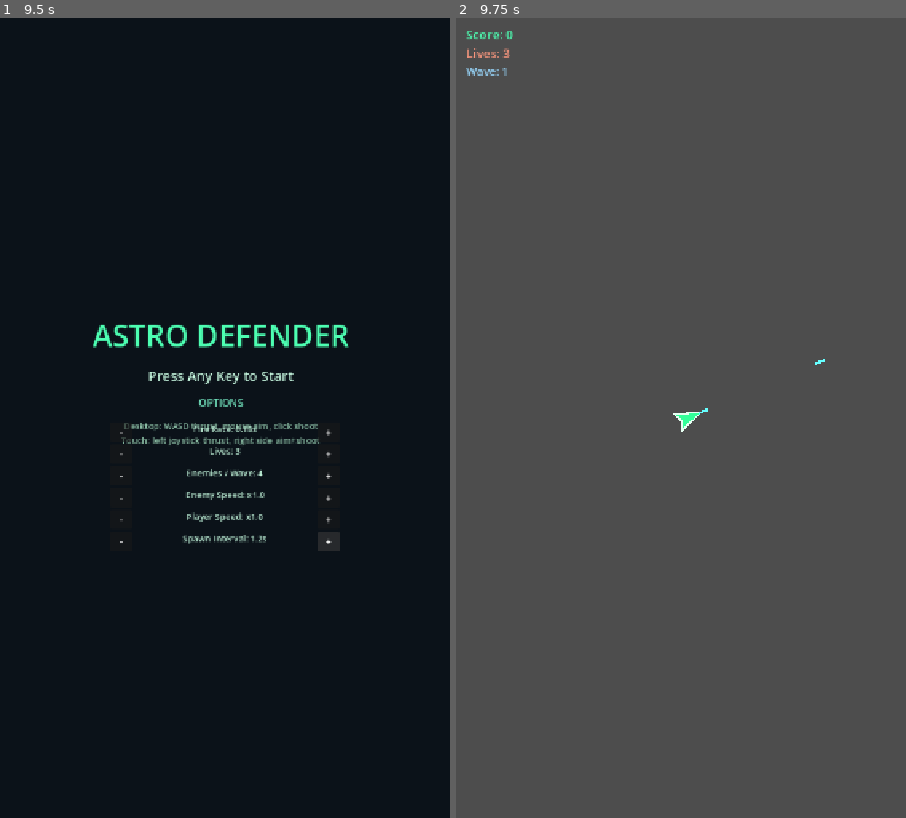
Above: before the commit, frames 1-2 (left to right).
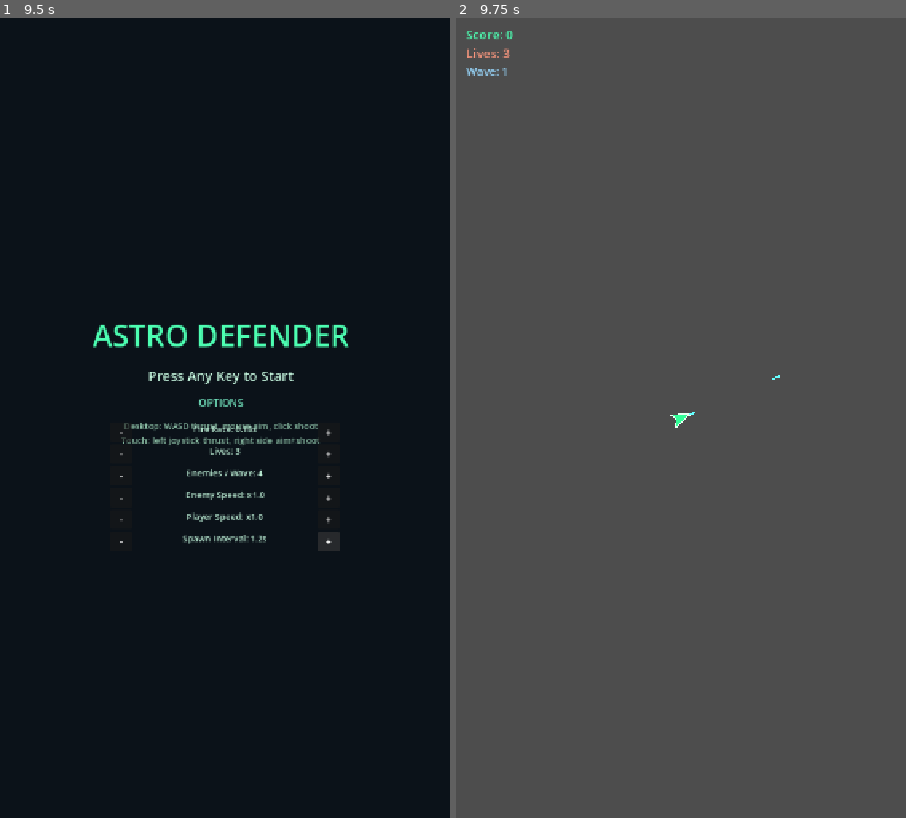
Above: after the commit, the same moments.

Repository: VeryDerryberry/Astro-Defender
Game: Godot game, scene res://main.tscn
Two runs of this game, one before a commit and one after it. Both use one fixed random seed, a clock stepped at 60 frames per second and the inputs below.
Inputs (mouse positions are in pixels of both pictures, inside the frame that each line leads up to):
- Up to frame 1 (9.5 s): click "-" at 0.5 s; click "+" at 1.25 s; click "-" at 2 s; click "+" at 2.75 s; click "-" at 3.5 s; click "+" at 4.25 s; click "-" at 5 s; click "+" at 5.75 s; click "-" at 6.5 s; click "+" at 7.25 s; click "-" at 8 s; click "+" at 8.75 s
- Up to frame 2 (9.75 s): tap Enter at 9.5 s; move the mouse to (780, 378) at 9.52 s; press the mouse at (780, 378) at 9.53 s; hold D (move_right) from 9.53 s (still down)

Frame 1 is identical in both runs. In frame 2, less than 0.1% of the frame differs, in the area x 47-82%, y 42-52%.

Commit message:
Fix camera follow and edge-aware zoom for portrait viewport
- Camera follows player with snap-while-moving and arena clamping
- Idle zoom 2.2 at center, fit-zoom when moving, edge-aware blend at walls
- Add camera zoom/on-screen runtime checks to headless_verify and verify.sh
- Wire zero_velocity_into_wall in player movement

Diff:
--- a/scripts/game_logic.gd
+++ b/scripts/game_logic.gd
@@ -166,6 +166,71 @@
 	right.shape = v_shape.duplicate()
 
 
+static func camera_visible_half_size(viewport_size: Vector2, zoom: float) -> Vector2:
+	return viewport_size * 0.5 / zoom
+
+
+static func camera_visible_rect(camera_pos: Vector2, viewport_size: Vector2, zoom: float) -> Rect2:
+	var half := camera_visible_half_size(viewport_size, zoom)
+	return Rect2(camera_pos - half, half * 2.0)
+
+
+static func fit_zoom_for_playable(viewport_size: Vector2) -> float:
+	var playable := playable_rect(viewport_size)
+	var zoom_x := viewport_size.x / playable.size.x
+	var zoom_y := viewport_size.y / playable.size.y
+	return minf(zoom_x, zoom_y)
+
+
+static func clamp_camera_position(pos: Vector2, viewport_size: Vector2, zoom: float) -> Vector2:
+	var playable := playable_rect(viewport_size)
+	var half := camera_visible_half_size(viewport_size, zoom)
+	var min_pos := playable.position + half
+	var max_pos := playable.position + playable.size - half
+
+	if min_pos.x > max_pos.x:
+		pos.x = playable.position.x + playable.size.x * 0.5
+	else:
+		pos.x = clampf(pos.x, min_pos.x, max_pos.x)
+
+	if min_pos.y > max_pos.y:
+		pos.y = playable.position.y + playable.size.y * 0.5
+	else:
+		pos.y = clampf(pos.y, min_pos.y, max_pos.y)
+
+	return pos
+
+
+static func distance_to_playable_edge(pos: Vector2, viewport_size: Vector2) -> float:
+	var inner := playable_rect(viewport_size)
+	return minf(
+		minf(pos.x - inner.position.x, inner.position.x + inner.size.x - pos.x),
+		minf(pos.y - inner.position.y, inner.position.y + inner.size.y - pos.y)
+	)
+
+
+static func idle_zoom_for_position(
+	pos: Vector2,
+	viewport_size: Vector2,
+	max_zoom: float,
+	edge_blend_distance: float = 100.0
+) -> float:
+	var fit := fit_zoom_for_playable(viewport_size)
+	var edge_dist := distance_to_playable_edge(pos, viewport_size)
+	var center_factor := clampf(edge_dist / edge_blend_distance, 0.0, 1.0)
+	return lerpf(fit, max_zoom, center_factor)
+
+
+static func is_point_in_camera_view(
+	point: Vector2,
+	camera_pos: Vector2,
+	viewport_size: Vector2,
+	zoom: float,
+	margin: float = 8.0
+) -> bool:
+	return camera_visible_rect(camera_pos, viewport_size, zoom).grow(-margin).has_point(point)
+
+
 static func edge_index(pos: Vector2, viewport_size: Vector2, _margin: float = 30.0) -> int:
 	var arena := arena_rect(viewport_size)
 	if pos.y < arena.position.y:
--- a/scripts/headless_verify.gd
+++ b/scripts/headless_verify.gd
@@ -8,6 +8,7 @@
 
 var _main: Node2D
 var _player: CharacterBody2D
+var _camera: Camera2D
 var _entities: Node2D
 var _spawner: Node2D
 var failures := 0
@@ -16,6 +17,7 @@
 func setup(main: Node2D) -> void:
 	_main = main
 	_player = main.get_node("Player")
+	_camera = main.get_node("Camera2D")
 	_entities = main.get_node("Entities")
 	_spawner = main.get_node("Spawner")
 
@@ -55,6 +57,8 @@
 	_halt_spawner()
 	await _wait_physics(2)
 	await _probe_spawner_wave(viewport_size, CUSTOM_ENEMIES)
+	await _probe_camera_init(viewport_size)
+	await _probe_camera_zoom_transition(viewport_size)
 	_clear_enemies()
 	TouchInput.reset_state()
 	await _probe_touch_thrust(playable)
@@ -185,6 +189,58 @@
 		_fail("touch thrust did not accelerate player")
 
 
+func _probe_camera_init(viewport_size: Vector2) -> void:
+	await _wait_physics(8)
+	var zoom_init := _camera.zoom.x
+	var on_screen := GameLogic.is_point_in_camera_view(
+		_player.global_position, _camera.position, viewport_size, zoom_init
+	)
+	print("RUNTIME camera_zoom_init=%f" % zoom_init)
+	print("RUNTIME camera_player_on_screen_init=%s" % str(on_screen).to_lower())
+	print("RUNTIME camera_fit_zoom=%f" % GameLogic.fit_zoom_for_playable(viewport_size))
+
+	if absf(zoom_init - 2.2) > 0.2:
+		_fail("camera initial zoom not ~2.2 (got %f)" % zoom_init)
+	if not on_screen:
+		_fail("player offscreen at camera init")
+
+
+func _probe_camera_zoom_transition(viewport_size: Vector2) -> void:
+	_player.velocity = Vector2.ZERO
+	_player.global_position = GameLogic.playable_rect(viewport_size).get_center()
+	TouchInput.reset_state()
+	await _wait_physics(8)
+
+	var zoom_before := _camera.zoom.x
+	var fit_zoom := GameLogic.fit_zoom_for_playable(viewport_size)
+	Input.action_press("move_right")
+	var min_zoom := zoom_before
+	var on_screen_during := false
+	for _i in 90:
+		await get_tree().physics_frame
+		min_zoom = minf(min_zoom, _camera.zoom.x)
+		if GameLogic.is_point_in_camera_view(
+			_player.global_position, _camera.position, viewport_size, _camera.zoom.x
+		):
+			on_screen_during = true
+	Input.action_release("move_right")
+	await _wait_physics(12)
+
+	var on_screen_at_edge := GameLogic.is_point_in_camera_view(
+		_player.global_position, _camera.position, viewport_size, _camera.zoom.x
+	)
+	print("RUNTIME camera_zoom_moving=%f" % min_zoom)
+	print("RUNTIME camera_zoom_min_during_move=%f" % min_zoom)
+	print("RUNTIME camera_player_on_screen=%s" % str(on_screen_at_edge).to_lower())
+
+	if min_zoom >= zoom_before - 0.05:
+		_fail("camera did not zoom out while player moving")
+	if not on_screen_during and not on_screen_at_edge:
+		_fail("player offscreen during camera follow movement")
+	if min_zoom > fit_zoom + 0.25:
+		_fail("camera min zoom did not approach fit zoom during movement")
+
+
 func _probe_wall_thrust(
 	viewport_size: Vector2,
 	playable: Rect2,
@@ -206,15 +262,22 @@
 
 	var pos_end := _player.global_position
 	var inside := GameLogic.is_inside_playable(pos_end, viewport_size)
+	var on_screen := GameLogic.is_point_in_camera_view(
+		pos_end, _camera.position, viewport_size, _camera.zoom.x
+	)
 	print("RUNTIME wall_%s_inside=%s" % [label, str(inside).to_lower()])
 	print("RUNTIME wall_%s_pos=%f" % [label, pos_end.x if label in ["right", "left"] else pos_end.y])
 	print("RUNTIME wall_%s_velocity=%f" % [label, _player.velocity.length()])
 	print("RUNTIME wall_%s_peak_speed=%f" % [label, peak_speed])
+	print("RUNTIME wall_%s_player_on_screen=%s" % [label, str(on_screen).to_lower()])
+	print("RUNTIME wall_%s_camera_zoom=%f" % [label, _camera.zoom.x])
 
 	if peak_speed < 20.0:
 		_fail("thrust %s did not accelerate player" % label)
 	if not inside:
 		_fail("player escaped playable rect thrusting %s (pos=%s)" % [label, pos_end])
+	if not on_screen:
+		_fail("player offscreen at wall %s (pos=%s zoom=%f)" % [label, pos_end, _camera.zoom.x])
 
 
 func _probe_spawner_wave(viewport_size: Vector2, expected_count: int) -> void:
--- a/scripts/main.gd
+++ b/scripts/main.gd
@@ -3,8 +3,8 @@
 const GameLogic := preload("res://scripts/game_logic.gd")
 
 const CAMERA_ZOOM_IDLE := 2.2
-const CAMERA_ZOOM_MOVING := 1.5
 const CAMERA_ZOOM_LERP_SPEED := 4.0
+const CAMERA_POSITION_LERP_SPEED := 10.0
 const CAMERA_MOVE_SPEED_THRESHOLD := 15.0
 
 @onready var arena_border: Line2D = $ArenaBorder
@@ -50,22 +50,55 @@
 
 
 func _process(delta: float) -> void:
-	_update_camera_zoom(delta)
+	_update_camera(delta)
 
 
 func _setup_camera(viewport_size: Vector2) -> void:
 	var center := GameLogic.playable_rect(viewport_size).get_center()
+	var menu_zoom := GameLogic.fit_zoom_for_playable(viewport_size)
 	camera.position = center
+	camera.zoom = Vector2.ONE * menu_zoom
+
+
+func _snap_camera_to_player() -> void:
+	var viewport_size := get_viewport_rect().size
+	camera.position = GameLogic.clamp_camera_position(
+		player.global_position, viewport_size, CAMERA_ZOOM_IDLE
+	)
 	camera.zoom = Vector2.ONE * CAMERA_ZOOM_IDLE
 
 
-func _update_camera_zoom(delta: float) -> void:
-	var target_zoom := CAMERA_ZOOM_IDLE
-	if GameManager.state == GameManager.State.PLAYING and player.velocity.length() > CAMERA_MOVE_SPEED_THRESHOLD:
-		target_zoom = CAMERA_ZOOM_MOVING
-	var current := camera.zoom.x
-	var new_zoom := lerpf(current, target_zoom, CAMERA_ZOOM_LERP_SPEED * delta)
+func _update_camera(delta: float) -> void:
+	var viewport_size := get_viewport_rect().size
+	var target_zoom := GameLogic.fit_zoom_for_playable(viewport_size)
+	var follow_target := GameLogic.playable_rect(viewport_size).get_center()
+
+	if GameManager.state == GameManager.State.PLAYING:
+		follow_target = player.global_position
+		if player.velocity.length() > CAMERA_MOVE_SPEED_THRESHOLD:
+			target_zoom = GameLogic.fit_zoom_for_playable(viewport_size)
+		else:
+			target_zoom = GameLogic.idle_zoom_for_position(
+				player.global_position, viewport_size, CAMERA_ZOOM_IDLE
+			)
+
+	var zoom_lerp_speed := CAMERA_ZOOM_LERP_SPEED
+	var is_moving := (
+		GameManager.state == GameManager.State.PLAYING
+		and player.velocity.length() > CAMERA_MOVE_SPEED_THRESHOLD
+	)
+	if is_moving:
+		zoom_lerp_speed = 8.0
+
+	var current_zoom := camera.zoom.x
+	var new_zoom := lerpf(current_zoom, target_zoom, zoom_lerp_speed * delta)
 	camera.zoom = Vector2(new_zoom, new_zoom)
+
+	var clamped_pos := GameLogic.clamp_camera_position(follow_target, viewport_size, new_zoom)
+	if is_moving:
+		camera.position = clamped_pos
+	else:
+		camera.position = camera.position.lerp(clamped_pos, CAMERA_POSITION_LERP_SPEED * delta)
 
 
 func _verify_mode_enabled() -> bool:
@@ -105,6 +138,7 @@
 	GameManager.start_game()
 	player.global_position = _arena_center()
 	player.velocity = Vector2.ZERO
+	_snap_camera_to_player()
 	print("RUNTIME options_applied=%s" % GameOptions.summary())
 
 
@@ -115,6 +149,7 @@
 	GameManager.start_game()
 	player.global_position = _arena_center()
 	player.velocity = Vector2.ZERO
+	_snap_camera_to_player()
 
 
 func _arena_center() -> Vector2:
--- a/scripts/player.gd
+++ b/scripts/player.gd
@@ -50,6 +50,10 @@
 
 	rotation = (aim_pos - global_position).angle() + PI / 2.0
 
+	var viewport_size := get_viewport_rect().size
+	velocity = GameLogic.zero_velocity_into_wall(
+		velocity, global_position, GameLogic.SHIP_HULL_RADIUS, viewport_size
+	)
 	move_and_slide()
 
 	var wants_shoot := Input.is_action_pressed("shoot") or TouchInput.is_shoot_pressed()
Not shown, changed: readme.md
Not shown, changed: verify.sh
